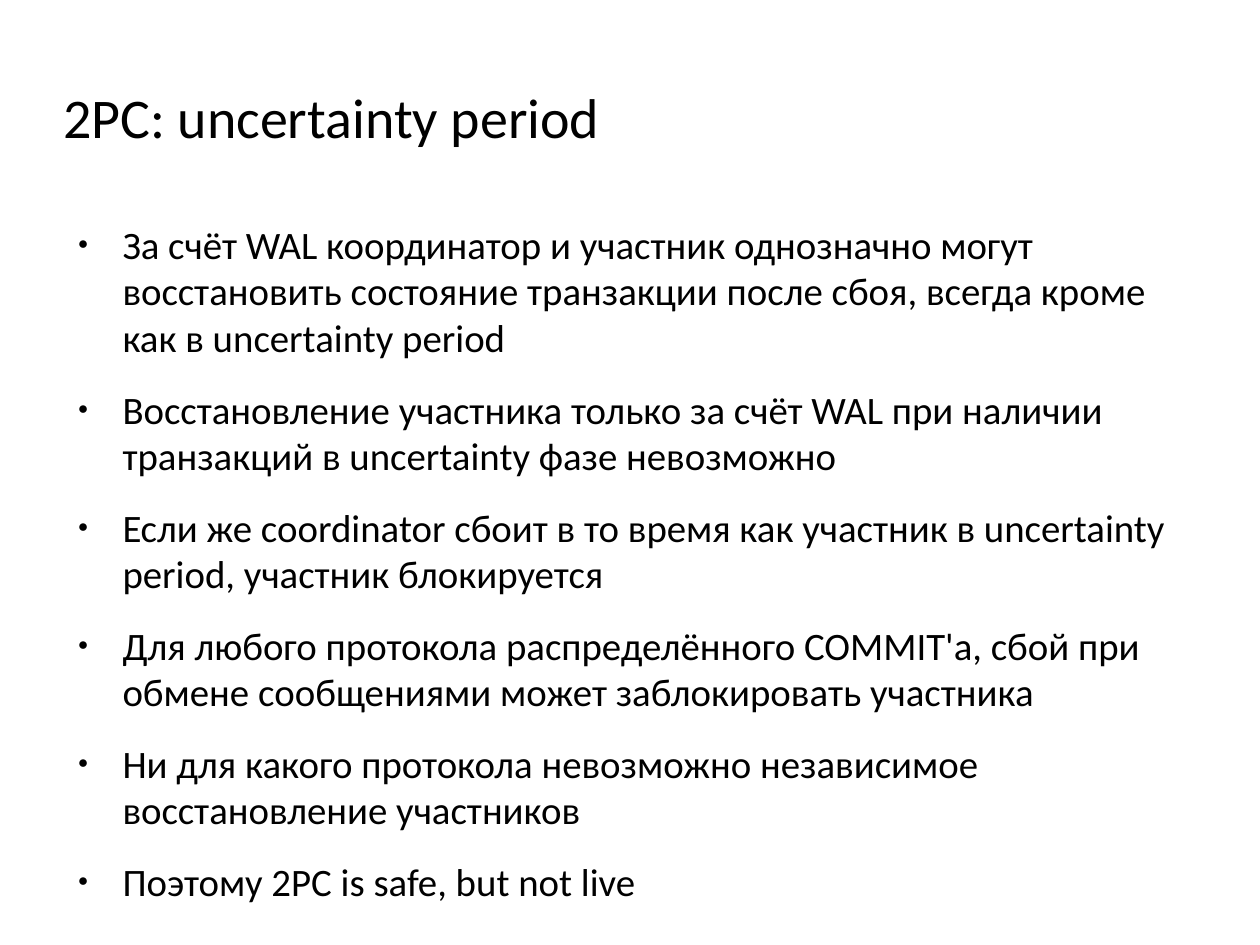
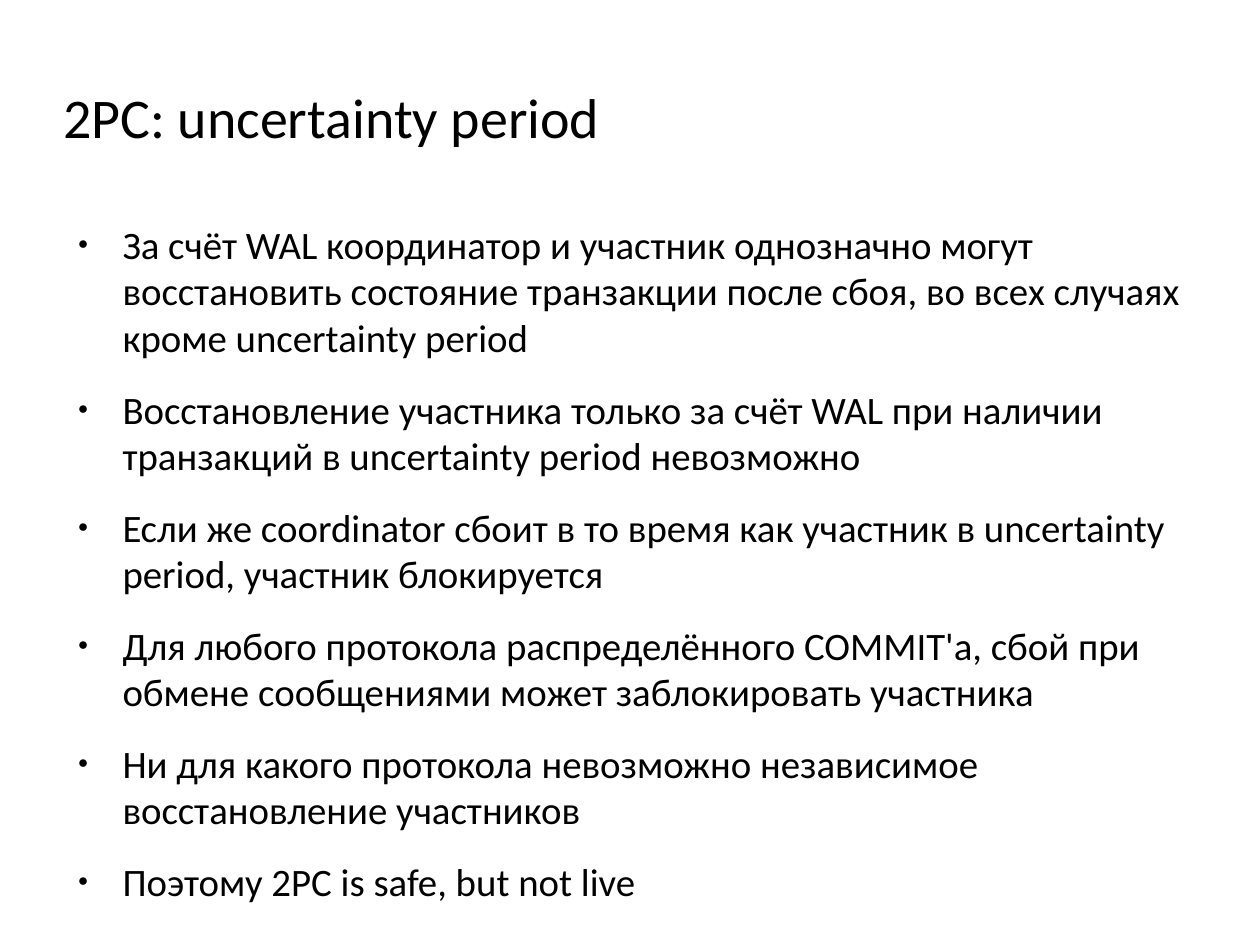
Before and after one commit to kostja/lectures, a slide deck: slide 22 of 2016/10_intro_2pc.odp. Drawn at 1260x945 pixels with LibreOffice and Linux fonts; fonts in the diff are those of the drawing. Boxes give left, top, right and bottom in pixels: in the first picture for what was removed or moved away, otherwise in the second. Text is boxed around its words. In the diff, an @@ line names an element or a change of style, - is before the commit and + after.

```diff
--- a/2016/10_intro_2pc.odp
+++ b/2016/10_intro_2pc.odp
@@ text at (123,233,1180,477): text changed @@
-● За счёт WAL координатор и участник однозначно могут восстановить состояние транзакции после сбоя, всегда кроме как в uncertainty period
-● Восстановление участника только за счёт WAL при наличии транзакций в uncertainty фазе невозможно
+● За счёт WAL координатор и участник однозначно могут восстановить состояние транзакции после сбоя, во всех случаях кроме uncertainty period
+● Восстановление участника только за счёт WAL при наличии транзакций в uncertainty period невозможно
```
Also in this commit, not shown: 2 other slides changed, 2 other files.
